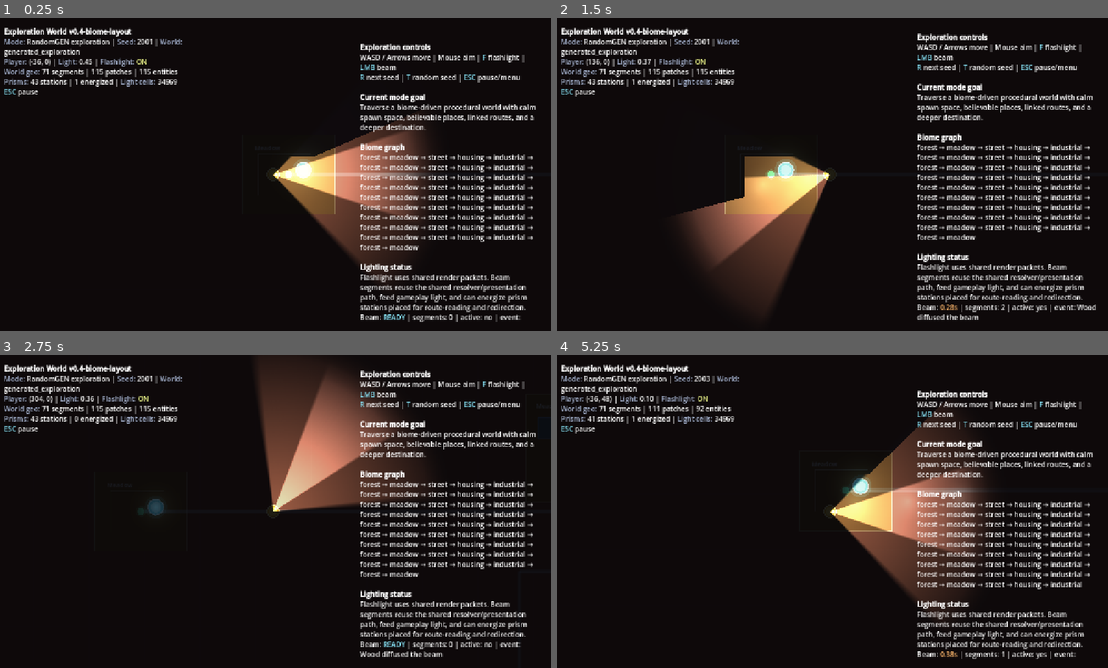
Above: before the commit, frames 1-4 (two rows, left to right).
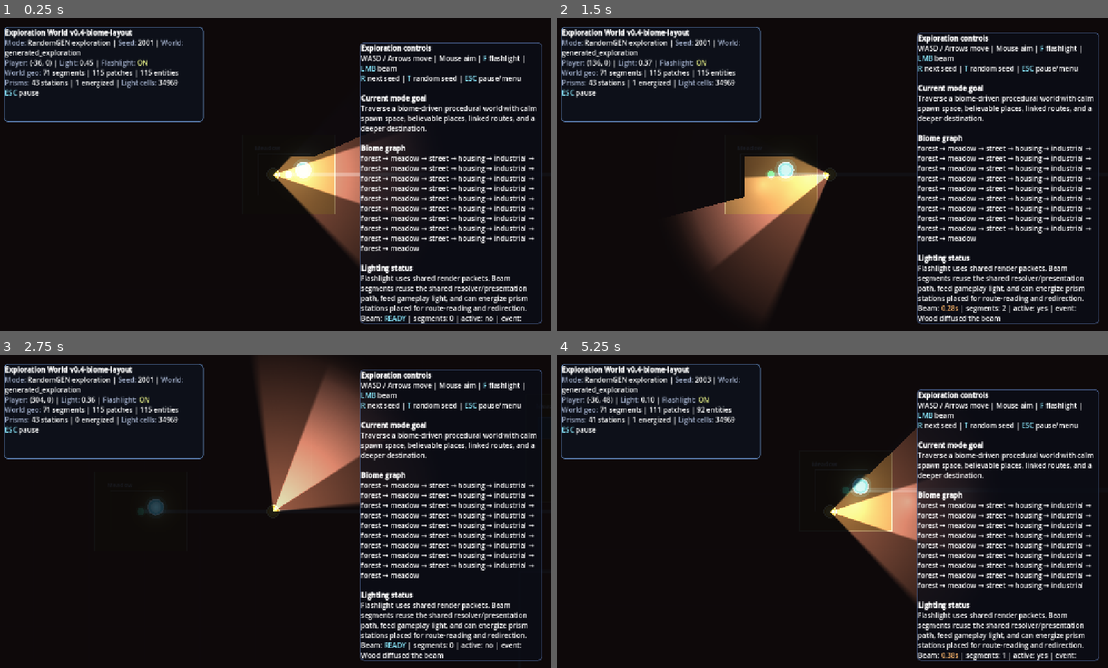
Above: after the commit, the same moments.

Repository: Nopppa/lantern-engine
Game: Godot game, scene res://scenes/exploration_scene.tscn
Two runs of this game, one before a commit and one after it. Both use one fixed random seed, a clock stepped at 60 frames per second and the inputs below. This scene is started directly instead of the project's main scene.
Inputs (mouse positions are in pixels of both pictures, inside the frame that each line leads up to):
- Up to frame 1 (0.25 s): no input
- Up to frame 2 (1.5 s): tap Enter (ui_accept) at 0.5, 0.77 s; move the mouse to (953, 158) at 0.52 s; hold D (move_right) 0.53-1.25 s; click (953, 158) at 0.6 s; drag from (716, 190) to (804, 237) at 1.27 s
- Up to frame 3 (2.75 s): tap Enter (ui_accept) at 2 s; move the mouse to (330, 442) at 2.02 s; hold D (move_right) from 2.03 s (still down); tap E (interact) at 2.1 s; click (330, 442) at 2.17 s
- Up to frame 4 (5.25 s): release D (move_right) at 2.75 s; drag from (804, 574) to (661, 464) at 2.77 s; tap R (restart_run) at 3.5, 5 s; move the mouse to (997, 558) at 3.52 s; hold A (move_left) 3.53-4.25 s; tap Q (quick_refill) at 3.6 s; click (997, 558) at 3.67 s; tap Enter (ui_accept) at 3.77, 4.25 s; drag from (661, 464) to (744, 433) at 4.27 s; move the mouse to (860, 511) at 5.02 s; hold S (move_down) from 5.03 s (still down); tap 1 (spawn_moth) at 5.1 s; click (860, 511) at 5.17 s

The runs differ from the first frame. In frame 1, 16% of the frame differs, in the area x 0-99%, y 2-98%; in frame 2, 13%; in frame 3, 15%; in frame 4, 16%.
Error in both runs: Invalid type in function 'damage_enemies_along_segment' in base 'GDScript'. The Object-derived class of argument 1 (RefCounted (ExplorationLightRuntime)) is no…

Commit message:
feat(ui): make exploration overlay a real scene

Diff:
--- /dev/null
+++ b/scenes/ui/exploration_overlay.tscn
@@ -0,0 +1,29 @@
+[gd_scene format=3]
+
+[node name="ExplorationOverlayUi" type="CanvasLayer"]
+
+[node name="HudLabel" type="RichTextLabel" parent="."]
+fit_content = true
+bbcode_enabled = true
+scroll_active = false
+mouse_filter = 2
+
+[node name="StatusLabel" type="RichTextLabel" parent="."]
+fit_content = true
+bbcode_enabled = true
+scroll_active = false
+mouse_filter = 2
+
+[node name="PausePanel" type="PanelContainer" parent="."]
+visible = false
+
+[node name="VBox" type="VBoxContainer" parent="PausePanel"]
+theme_override_constants/separation = 10
+
+[node name="PauseTitleLabel" type="Label" parent="PausePanel/VBox"]
+text = "Exploration Paused"
+theme_override_font_sizes/font_size = 24
+
+[node name="PauseBodyLabel" type="Label" parent="PausePanel/VBox"]
+text = "ESC: resume\nEnter or M: return to main menu"
+theme_override_font_sizes/font_size = 18
--- a/scripts/exploration/exploration_overlay_ui.gd
+++ b/scripts/exploration/exploration_overlay_ui.gd
@@ -1,8 +1,10 @@
 extends RefCounted
 class_name ExplorationOverlayUi
 
+const OVERLAY_SCENE := preload("res://scenes/ui/exploration_overlay.tscn")
+
 var _host: Node = null
-var _hud_layer: CanvasLayer = null
+var _overlay_root: CanvasLayer = null
 var _hud_label: RichTextLabel = null
 var _status_label: RichTextLabel = null
 var _pause_panel: PanelContainer = null
@@ -67,39 +69,40 @@
 func _ensure_nodes() -> void:
 	if _host == null:
 		return
-	if _hud_layer == null:
-		_hud_layer = CanvasLayer.new()
-		_hud_layer.name = "ExplorationOverlayUi"
-		_host.add_child(_hud_layer)
-	if _hud_label == null:
-		_hud_label = RichTextLabel.new()
-		_hud_label.fit_content = true
-		_hud_label.bbcode_enabled = true
-		_hud_label.scroll_active = false
-		_hud_label.mouse_filter = Control.MOUSE_FILTER_IGNORE
-		_hud_layer.add_child(_hud_label)
-	if _status_label == null:
-		_status_label = RichTextLabel.new()
-		_status_label.fit_content = true
-		_status_label.bbcode_enabled = true
-		_status_label.scroll_active = false
-		_status_label.mouse_filter = Control.MOUSE_FILTER_IGNORE
-		_hud_layer.add_child(_status_label)
-	if _pause_panel == null:
-		_pause_panel = PanelContainer.new()
-		_pause_panel.visible = false
-		_hud_layer.add_child(_pause_panel)
-		var panel_vbox := VBoxContainer.new()
-		panel_vbox.add_theme_constant_override("separation", 10)
-		_pause_panel.add_child(panel_vbox)
-		_pause_title_label = Label.new()
-		_pause_title_label.text = "Exploration Paused"
-		_pause_title_label.add_theme_font_size_override("font_size", 24)
-		panel_vbox.add_child(_pause_title_label)
-		_pause_body_label = Label.new()
-		_pause_body_label.text = "ESC: resume\nEnter or M: return to main menu"
-		_pause_body_label.add_theme_font_size_override("font_size", 18)
-		panel_vbox.add_child(_pause_body_label)
+	if _overlay_root == null:
+		_overlay_root = OVERLAY_SCENE.instantiate()
+		_overlay_root.name = "ExplorationOverlayUi"
+		_host.add_child(_overlay_root)
+		_hud_label = _overlay_root.get_node("HudLabel") as RichTextLabel
+		_status_label = _overlay_root.get_node("StatusLabel") as RichTextLabel
+		_pause_panel = _overlay_root.get_node("PausePanel") as PanelContainer
+		_pause_title_label = _overlay_root.get_node("PausePanel/VBox/PauseTitleLabel") as Label
+		_pause_body_label = _overlay_root.get_node("PausePanel/VBox/PauseBodyLabel") as Label
+		_apply_styles()
+
+func _apply_styles() -> void:
+	if _hud_label != null:
+		_hud_label.add_theme_stylebox_override("normal", _make_panel_style(Color(0.05, 0.07, 0.11, 0.84), Color(0.36, 0.5, 0.7, 0.95), 2, 10))
+		_hud_label.add_theme_constant_override("margin_left", 14)
+		_hud_label.add_theme_constant_override("margin_top", 10)
+		_hud_label.add_theme_constant_override("margin_right", 14)
+		_hud_label.add_theme_constant_override("margin_bottom", 10)
+	if _status_label != null:
+		_status_label.add_theme_stylebox_override("normal", _make_panel_style(Color(0.04, 0.05, 0.09, 0.76), Color(0.27, 0.35, 0.52, 0.9), 2, 10))
+		_status_label.add_theme_constant_override("margin_left", 12)
+		_status_label.add_theme_constant_override("margin_top", 8)
+		_status_label.add_theme_constant_override("margin_right", 12)
+		_status_label.add_theme_constant_override("margin_bottom", 8)
+	if _pause_panel != null:
+		_pause_panel.add_theme_stylebox_override("panel", _make_panel_style(Color(0.05, 0.07, 0.11, 0.96), Color(0.95, 0.9, 0.55, 1.0), 3, 12))
+
+func _make_panel_style(bg: Color, border: Color, border_width: int = 2, radius: int = 8) -> StyleBoxFlat:
+	var style := StyleBoxFlat.new()
+	style.bg_color = bg
+	style.border_color = border
+	style.set_border_width_all(border_width)
+	style.set_corner_radius_all(radius)
+	return style
 
 func _viewport_size() -> Vector2:
 	var viewport := _host.get_viewport() if _host != null else null
